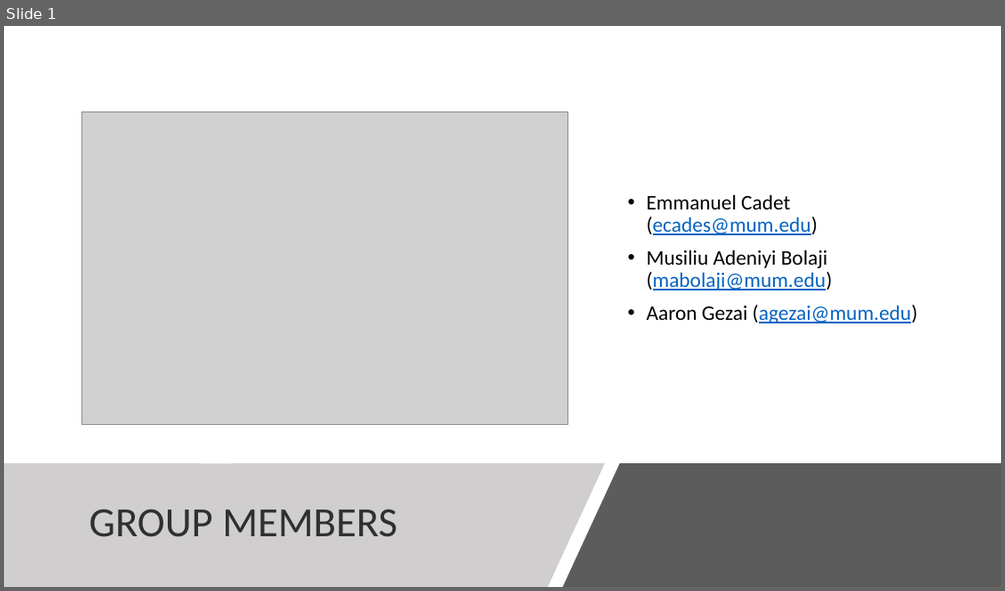
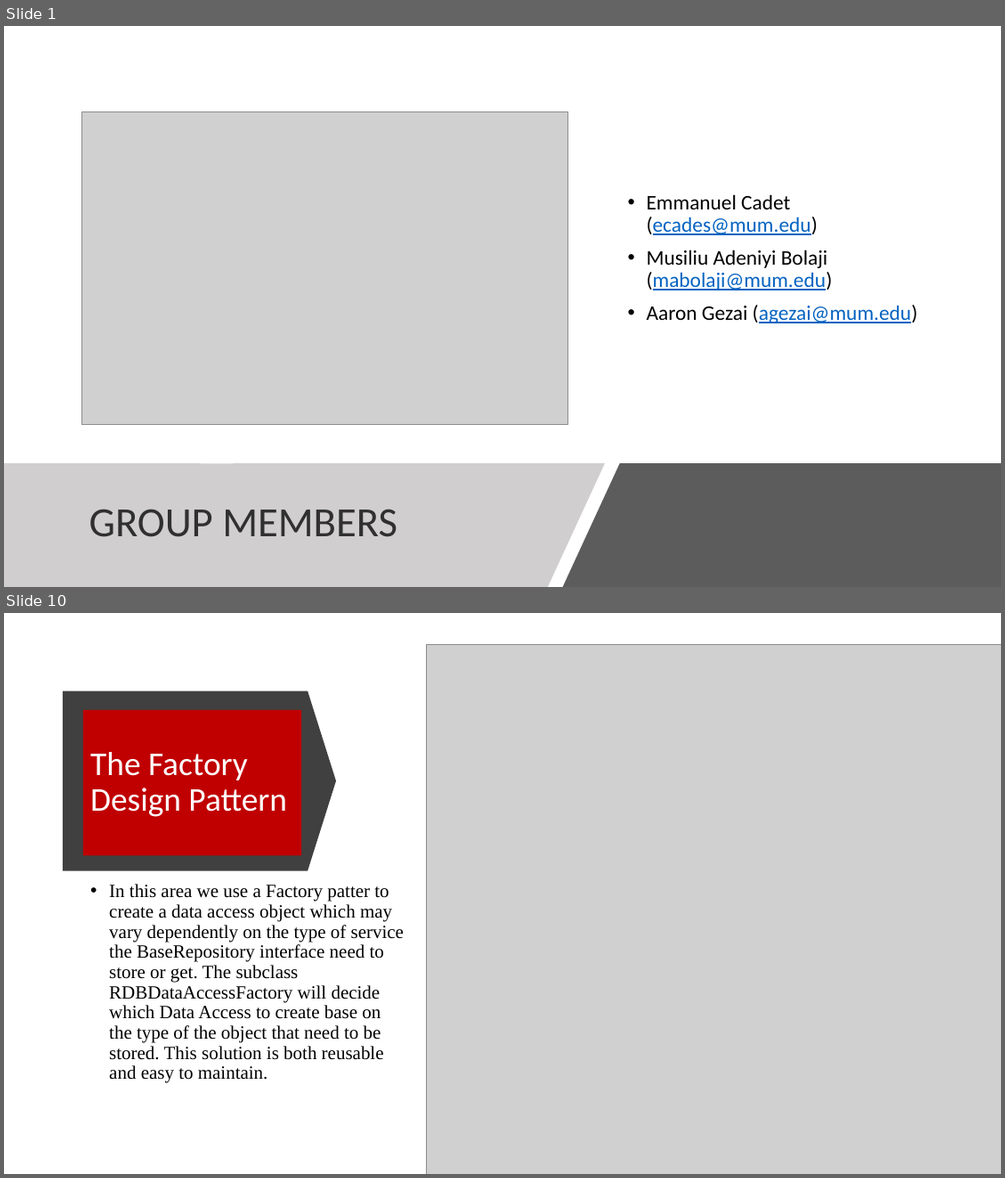
Before and after one commit to asdprojectlibrary/FrameworkLibraryProject, a slide deck: New Microsoft PowerPoint Presentation1.pptx. Shown one above the other, each under a label of ours: slide 1 before the commit, slides 1 and 10 after it; the slides between them are not shown. The pictures are 1005x591 and 1005x1178 pixels, drawn with LibreOffice and Linux fonts; fonts in the diff are those of the drawing; grey boxes stand for pictures. Boxes give left, top, right and bottom in pixels: in the first picture for what was removed or moved away, otherwise in the second. Text is boxed around its words. In the diff, an @@ line names an element or a change of style, - is before the commit and + after.

```diff
--- a/New Microsoft PowerPoint Presentation1.pptx
+++ b/New Microsoft PowerPoint Presentation1.pptx
@@ slide 10 added at bbox=[4, 613, 1001, 1174], background #FFFFFF @@
@@ picture added at bbox=[427, 644, 1001, 1174] @@
@@ down arrow added at bbox=[63, 691, 336, 871], fill #404040 @@
@@ title added at bbox=[83, 709, 301, 855], fill #C00000, 32 pt, text #FFFFFF @@
+The Factory Design Pattern
@@ text added at bbox=[109, 884, 404, 1083], 18 pt, text #000000 @@
+• In this area we use a Factory patter to create a data access object which may vary dependently on the type of service the BaseRepository interface need to store or get. The subclass RDBDataAccessFactory will decide which Data Access to create base on the type of the object that need to be stored. This solution is both reusable and easy to maintain.
```
Also in this commit, not shown: 11 slides changed, 1 other slide added, 2 slides removed.
